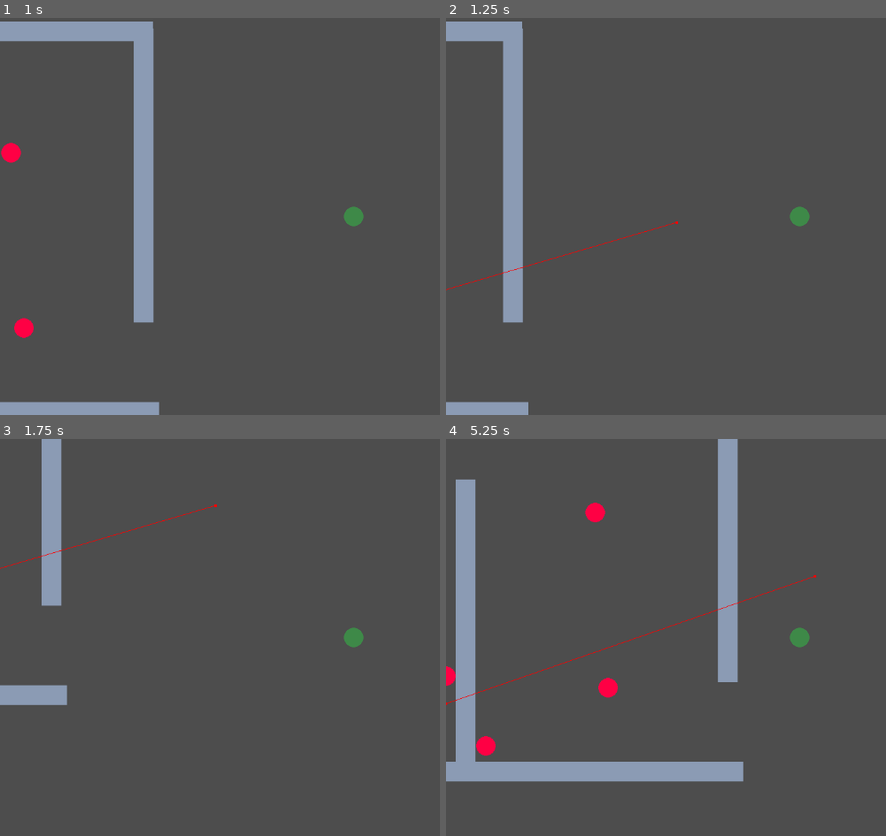
Above: before the commit, frames 1-4 (two rows, left to right).
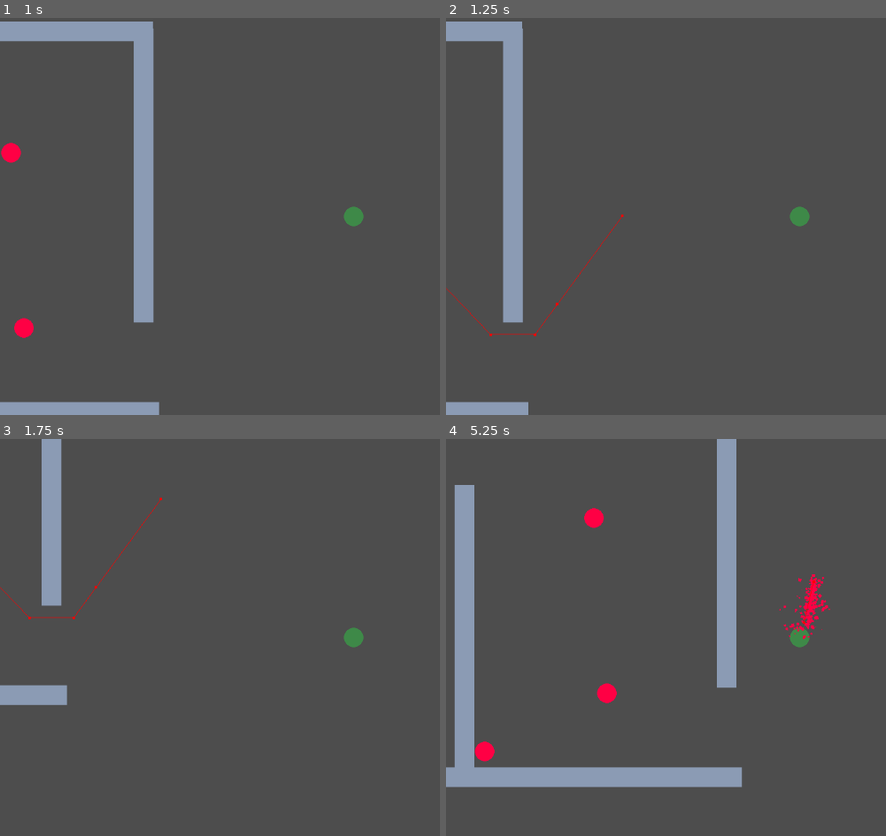
Above: after the commit, the same moments.

Repository: whocares-abt/fast-pace
Game: Godot game, scene res://Scenes/debug_map.tscn
Same seed, same stepped clock (60 frames per second), same inputs: the game is played once before the commit and once after it.
Inputs (mouse positions are in pixels of both pictures, inside the frame that each line leads up to):
- Up to frame 1 (1 s): tap Enter at 0.5 s; move the mouse to (outside the picture) at 0.52 s; press the mouse at (outside the picture) at 0.53 s; hold D (move_right) from 0.53 s (still down)
- Up to frame 2 (1.25 s): keep holding D (move_right)
- Up to frame 3 (1.75 s): move the mouse to (211, 657) at 1.27 s; release D (move_right) at 1.28 s; release the mouse at (211, 657) at 1.28 s; hold S (move_down) from 1.28 s (still down); click (211, 657) at 1.35 s
- Up to frame 4 (5.25 s): move the mouse to (868, 550) at 2.02 s; release S (move_down) at 2.03 s; press the mouse at (868, 550) at 2.03 s; hold D (move_right) 2.03-2.78 s; tap Space at 2.75 s; move the mouse to (762, 716) at 2.77 s; release the mouse at (762, 716) at 2.78 s; hold W (move_up) 2.78-3.53 s; click (762, 716) at 2.85 s; tap Enter at 3.5 s; move the mouse to (outside the picture) at 3.52 s; press the mouse at (outside the picture) at 3.53 s; hold A (move_left) 3.53-5.03 s; move the mouse to (586, 577) at 4.27 s; release the mouse at (586, 577) at 4.28 s; click (586, 577) at 4.35 s; move the mouse to (833, 637) at 5.02 s; press the mouse at (833, 637) at 5.03 s; hold S (move_down) from 5.03 s (still down)

Frame 1 is identical in both runs. In frame 2, 0.3% of the frame differs, in the area x 0-53%, y 49-81%; in frame 3, 0.3%; in frame 4, 4.0%, in the area x 0-88%, y 0-88%.

Commit message:
Navigation through walls fixed

Diff:
--- /dev/null
+++ b/Resources/NavPoly/debug_map.tres
@@ -0,0 +1,7 @@
+[gd_resource type="NavigationPolygon" format=3 uid="uid://bs5dweb3g7xgm"]
+
+[resource]
+vertices = PackedVector2Array(500.0625, 426.95313, -771.96875, 421.03906, -770.02344, -340.28125, 504.9297, -377.6875)
+polygons = Array[PackedInt32Array]([PackedInt32Array(0, 1, 2, 3)])
+outlines = Array[PackedVector2Array]([PackedVector2Array(-780, -350, -782, 431, 510, 437, 515, -388)])
+agent_radius = 20.0
--- /dev/null
+++ b/Scenes/AI/navigation_region.tscn
@@ -0,0 +1,6 @@
+[gd_scene load_steps=2 format=3 uid="uid://cwav53n6w8kp3"]
+
+[ext_resource type="Script" uid="uid://cxilx6voljwss" path="res://Scripts/AI/navigation_region.gd" id="1_svvrk"]
+
+[node name="NavigationRegion" type="NavigationRegion2D"]
+script = ExtResource("1_svvrk")
--- /dev/null
+++ b/Scenes/Autoloads/navigation_signal_bus.tscn
@@ -0,0 +1,6 @@
+[gd_scene load_steps=2 format=3 uid="uid://btroe8yfwoggs"]
+
+[ext_resource type="Script" uid="uid://cyg13ey7147wr" path="res://Scripts/Autoloads/navigation_signal_bus.gd" id="1_eyffk"]
+
+[node name="NavigationSignalBus" type="Node"]
+script = ExtResource("1_eyffk")
--- a/Scenes/Environment/wall.tscn
+++ b/Scenes/Environment/wall.tscn
@@ -1,5 +1,6 @@
-[gd_scene load_steps=4 format=3 uid="uid://bu0d3bicfpl4t"]
+[gd_scene load_steps=5 format=3 uid="uid://bu0d3bicfpl4t"]
 
+[ext_resource type="Script" uid="uid://kdoiegyqwxxq" path="res://Scripts/Environment/wall.gd" id="1_3l8k3"]
 [ext_resource type="Texture2D" uid="uid://0n24g1ee514k" path="res://Assets/Art/SpriteSheets/Wall.png" id="1_l8g5h"]
 
 [sub_resource type="RectangleShape2D" id="RectangleShape2D_3l8k3"]
@@ -9,6 +10,7 @@
 polygon = PackedVector2Array(16, 16, -16, 16, -16, -16, 16, -16)
 
 [node name="Wall" type="Node2D"]
+script = ExtResource("1_3l8k3")
 
 [node name="Sprite2D" type="Sprite2D" parent="."]
 texture = ExtResource("1_l8g5h")
@@ -23,3 +25,8 @@
 [node name="LightOccluder2D" type="LightOccluder2D" parent="."]
 occluder = SubResource("OccluderPolygon2D_l8g5h")
 metadata/Comment = "Used for colliding with particles"
+
+[node name="Polygon2D" type="Polygon2D" parent="."]
+color = Color(1, 1, 1, 0)
+polygon = PackedVector2Array(-16, -16, -16, 16, 16, 16, 16, -16)
+uv = PackedVector2Array(-19, -18, -19, 19, 19, 19, 19, -18)
--- a/Scenes/debug_map.tscn
+++ b/Scenes/debug_map.tscn
@@ -1,13 +1,11 @@
-[gd_scene load_steps=6 format=3 uid="uid://b2auqnh7xqqrx"]
+[gd_scene load_steps=7 format=3 uid="uid://b2auqnh7xqqrx"]
 
 [ext_resource type="PackedScene" uid="uid://cfeafjqb4thpf" path="res://Scenes/Characters/player_character.tscn" id="1_ngmhs"]
 [ext_resource type="PackedScene" uid="uid://bu0d3bicfpl4t" path="res://Scenes/Environment/wall.tscn" id="2_jcsea"]
+[ext_resource type="NavigationPolygon" uid="uid://bs5dweb3g7xgm" path="res://Resources/NavPoly/debug_map.tres" id="3_frd8m"]
 [ext_resource type="PackedScene" uid="uid://uriwqjsj2l17" path="res://Scenes/Characters/enemy_character.tscn" id="4_6mob1"]
 [ext_resource type="PackedScene" uid="uid://b4la54oa07emn" path="res://Scenes/Combat/bullet_manager.tscn" id="4_gu212"]
-
-[sub_resource type="NavigationPolygon" id="NavigationPolygon_6mob1"]
-vertices = PackedVector2Array(531.1797, -338.07813, 637.64844, 494.1328, -756.64844, 510.8672, -727.34375, -349.89844)
-polygons = Array[PackedInt32Array]([PackedInt32Array(0, 1, 2, 3)])
+[ext_resource type="PackedScene" uid="uid://cwav53n6w8kp3" path="res://Scenes/AI/navigation_region.tscn" id="5_gu212"]
 
 [node name="DebugMap" type="Node2D"]
 
@@ -17,27 +15,30 @@
 
 [node name="Camera2D" type="Camera2D" parent="PlayerCharacter"]
 
+[node name="NavigationRegion" parent="." instance=ExtResource("5_gu212")]
+navigation_polygon = ExtResource("3_frd8m")
+
 [node name="Walls" type="Node2D" parent="."]
 
 [node name="Wall" parent="Walls" instance=ExtResource("2_jcsea")]
 position = Vector2(-151.00003, -259)
 scale = Vector2(30, 1)
 
-[node name="Wall4" parent="Walls" instance=ExtResource("2_jcsea")]
-position = Vector2(-141.00002, 362)
-scale = Vector2(30, 1)
-
 [node name="Wall2" parent="Walls" instance=ExtResource("2_jcsea")]
-position = Vector2(-612, 50)
-scale = Vector2(1, 20)
-
-[node name="Wall5" parent="Walls" instance=ExtResource("2_jcsea")]
 position = Vector2(-612, 50)
 scale = Vector2(1, 20)
 
 [node name="Wall3" parent="Walls" instance=ExtResource("2_jcsea")]
 position = Vector2(-113, 125)
 scale = Vector2(1, 15)
+
+[node name="Wall4" parent="Walls" instance=ExtResource("2_jcsea")]
+position = Vector2(-141.00002, 362)
+scale = Vector2(30, 1)
+
+[node name="Wall5" parent="Walls" instance=ExtResource("2_jcsea")]
+position = Vector2(-612, 50)
+scale = Vector2(1, 20)
 
 [node name="Wall6" parent="Walls" instance=ExtResource("2_jcsea")]
 position = Vector2(314, -24)
@@ -67,6 +68,3 @@
 [node name="BulletManager" parent="." instance=ExtResource("4_gu212")]
 
 [node name="AudioStreamPlayer" type="AudioStreamPlayer" parent="."]
-
-[node name="NavigationRegion2D" type="NavigationRegion2D" parent="."]
-navigation_polygon = SubResource("NavigationPolygon_6mob1")
--- a/Scripts/AI/navigation_component.gd
+++ b/Scripts/AI/navigation_component.gd
@@ -16,6 +16,3 @@
 	if (target_position - goal.global_position).length() > path_recalc_threshold:
 		target_position = goal.global_position
 	nav_timer.start(time)
-
-	if (not is_target_reachable()):
-		print("ASDSA")
--- /dev/null
+++ b/Scripts/AI/navigation_region.gd
@@ -0,0 +1,22 @@
+extends NavigationRegion2D
+
+
+# Called when the node enters the scene tree for the first time.
+func _ready() -> void:
+	NavigationSignalBus.connect("polygon_added", cut_polygon_from_mesh)
+
+func cut_polygon_from_mesh(polygon : Polygon2D, polygon_transform):
+	# Removing node from the parent
+	if polygon.get_parent():
+		polygon.get_parent().remove_child(polygon)
+
+	# Setting the polygon in same place
+	polygon.transform = polygon_transform
+	add_child(polygon)
+
+	# Recreating the mesh with polygons cut out
+
+	if (get_child_count() == 6):
+		bake_navigation_polygon()
+
+	print(get_child_count())
--- /dev/null
+++ b/Scripts/Autoloads/navigation_signal_bus.gd
@@ -0,0 +1,4 @@
+extends Node
+
+# Signal emitted by walls to nav mesh for baking scene
+signal polygon_added(polygon, polygon_transform)
--- /dev/null
+++ b/Scripts/Environment/wall.gd
@@ -0,0 +1,7 @@
+extends Node2D
+
+@onready var polygon = $Polygon2D
+
+# Called when the node enters the scene tree for the first time.
+func _ready() -> void:
+	NavigationSignalBus.emit_signal("polygon_added", polygon, transform)
--- a/project.godot
+++ b/project.godot
@@ -18,6 +18,7 @@
 [autoload]
 
 CombatSignalBus="*res://Scenes/Autoloads/combat_signal_bus.tscn"
+NavigationSignalBus="*res://Scenes/Autoloads/navigation_signal_bus.tscn"
 
 [input]
 
Not shown, added: Scripts/AI/navigation_region.gd.uid
Not shown, added: Scripts/Autoloads/navigation_signal_bus.gd.uid
Not shown, added: Scripts/Environment/wall.gd.uid
